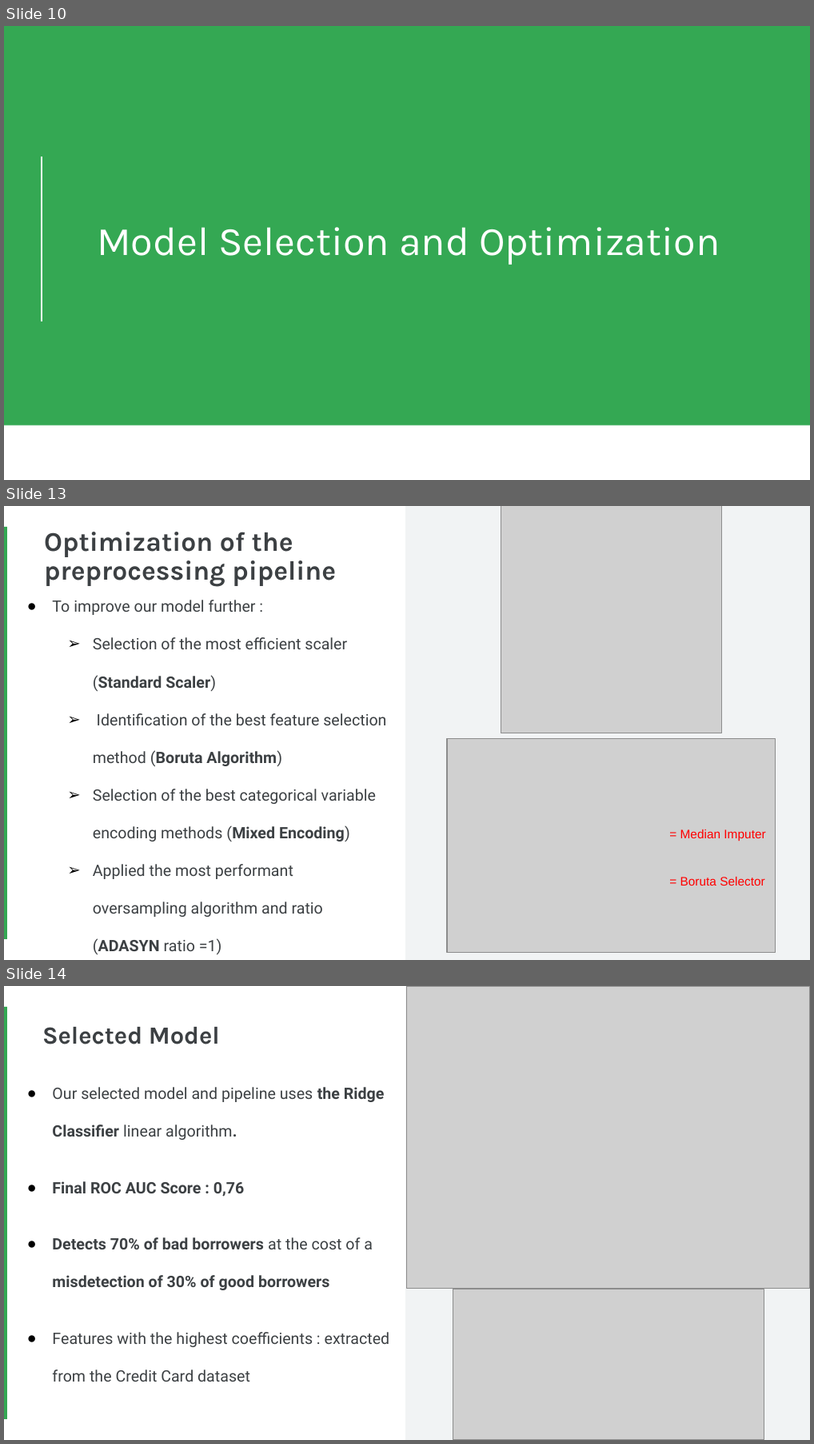
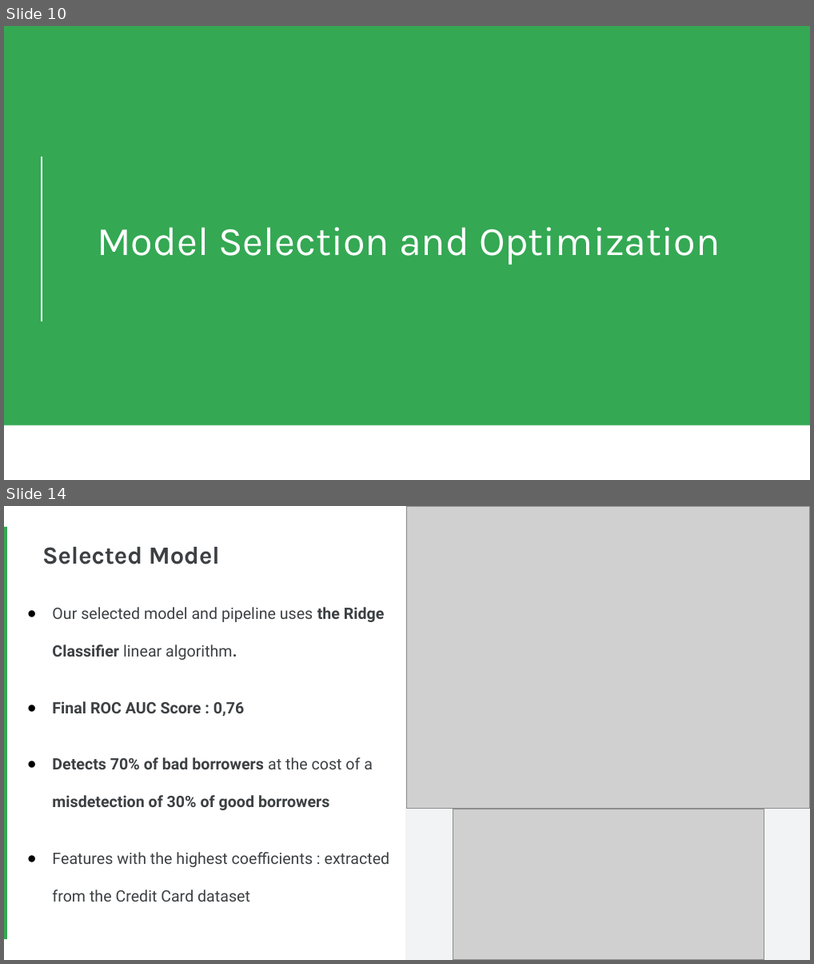
Before and after one commit to Faskill/E-Commerce-Customer-Segmentation, a slide deck: P5_02_Presentation.pptx. Shown one above the other, each under a label of ours: slides 10, 13 and 14 before the commit, slides 10 and 14 after it; the slides between them are not shown. The pictures are 814x1444 and 814x964 pixels, drawn with LibreOffice and Linux fonts; fonts in the diff are those of the drawing; grey boxes stand for pictures. Boxes give left, top, right and bottom in pixels: in the first picture for what was removed or moved away, otherwise in the second. Text is boxed around its words. In the diff, an @@ line names an element or a change of style, - is before the commit and + after.

```diff
--- a/P5_02_Presentation.pptx
+++ b/P5_02_Presentation.pptx
@@ slide 13 removed at (x1=4, y1=506, x2=810, y2=960), background #FFFFFF; not listed: 2 template elements that a slide beside it also shows @@
@@ picture removed at (x1=501, y1=506, x2=722, y2=732) @@
@@ title removed at (x1=44, y1=532, x2=336, y2=587) @@
-Optimization of the preprocessing pipeline
@@ text removed at (x1=52, y1=600, x2=386, y2=916) @@
-● To improve our model further :
-  ➢ Selection of the most efficient scaler (Standard Scaler)
-  ➢ Identification of the best feature selection method (Boruta Algorithm)
-  ➢ Selection of the best categorical variable encoding methods (Mixed Encoding)
-  ➢ Applied the most performant oversampling algorithm and ratio (ADASYN ratio =1)
@@ picture removed at (x1=447, y1=738, x2=776, y2=952) @@
@@ text removed at (x1=681, y1=829, x2=766, y2=840) @@
-= Median Imputer
@@ text removed at (x1=681, y1=876, x2=766, y2=885) @@
-= Boruta Selector
```
Also in this commit, not shown: 3 slides changed, 1 slide added, 1 other file.
